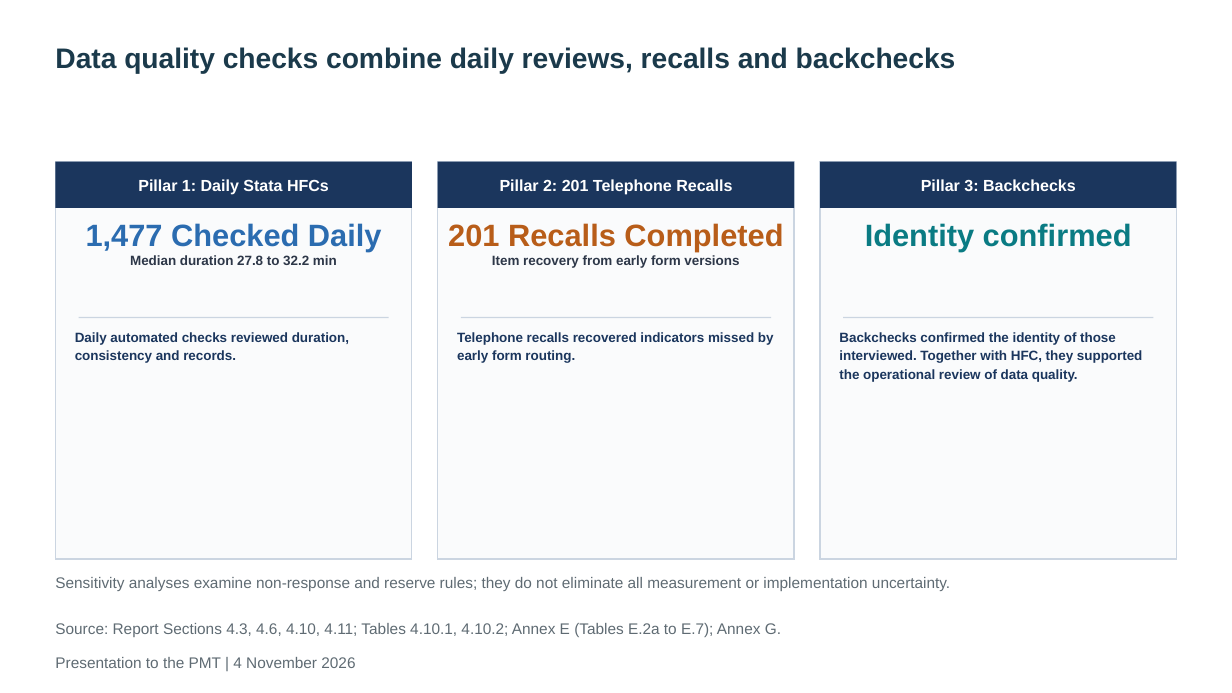
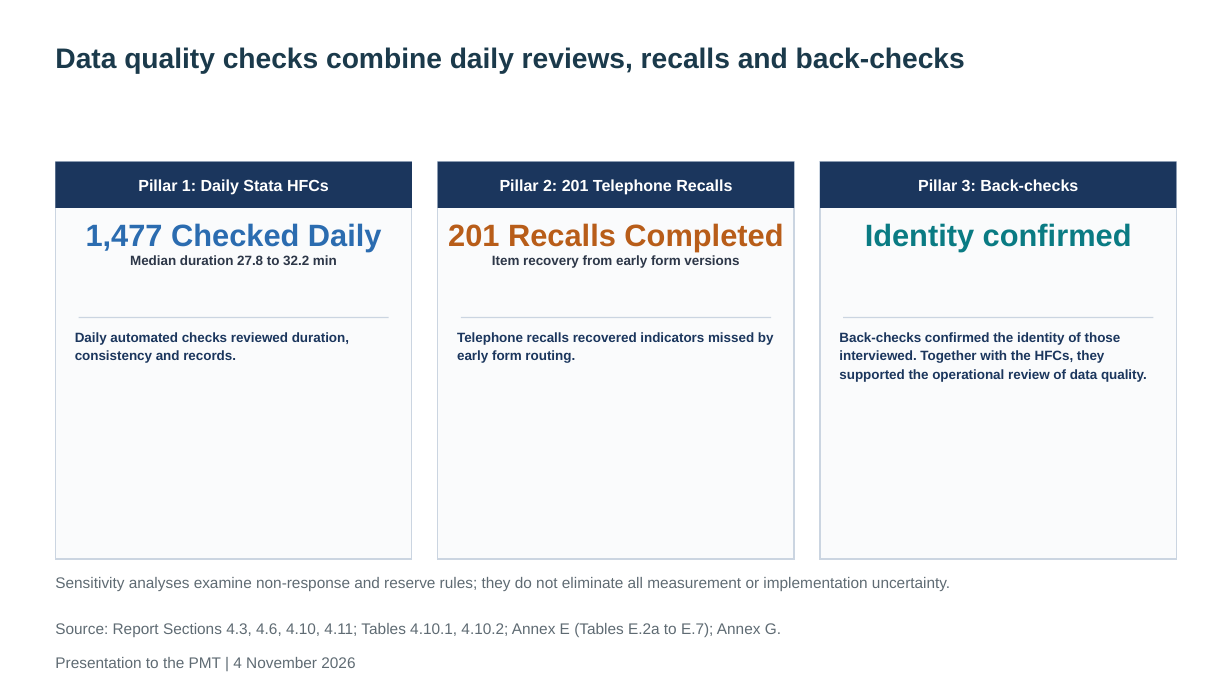
Before and after one commit to kokouekpinda/kokouekpinda, a slide deck: slide 19 of deliverables/REALISE_PMT_Presentation_v5.pptx. Drawn at 1232x693 pixels with LibreOffice and Linux fonts; fonts in the diff are those of the drawing. Boxes give left, top, right and bottom in pixels: in the first picture for what was removed or moved away, otherwise in the second. Text is boxed around its words. In the diff, an @@ line names an element or a change of style, - is before the commit and + after.

```diff
--- a/deliverables/REALISE_PMT_Presentation_v5.pptx
+++ b/deliverables/REALISE_PMT_Presentation_v5.pptx
@@ title at (x1=55, y1=47, x2=965, y2=74): text changed @@
-Data quality checks combine daily reviews, recalls and backchecks
+Data quality checks combine daily reviews, recalls and back-checks
@@ text in rectangle at (x1=918, y1=179, x2=1078, y2=191): text changed @@
-Pillar 3: Backchecks
+Pillar 3: Back-checks
@@ text at (x1=839, y1=332, x2=1147, y2=382): text changed @@
-Backchecks confirmed the identity of those interviewed. Together with HFC, they supported the operational review of data quality.
+Back-checks confirmed the identity of those interviewed. Together with the HFCs, they supported the operational review of data quality.
```
Also in this commit, not shown: 7 other slides changed, 7 other files.
